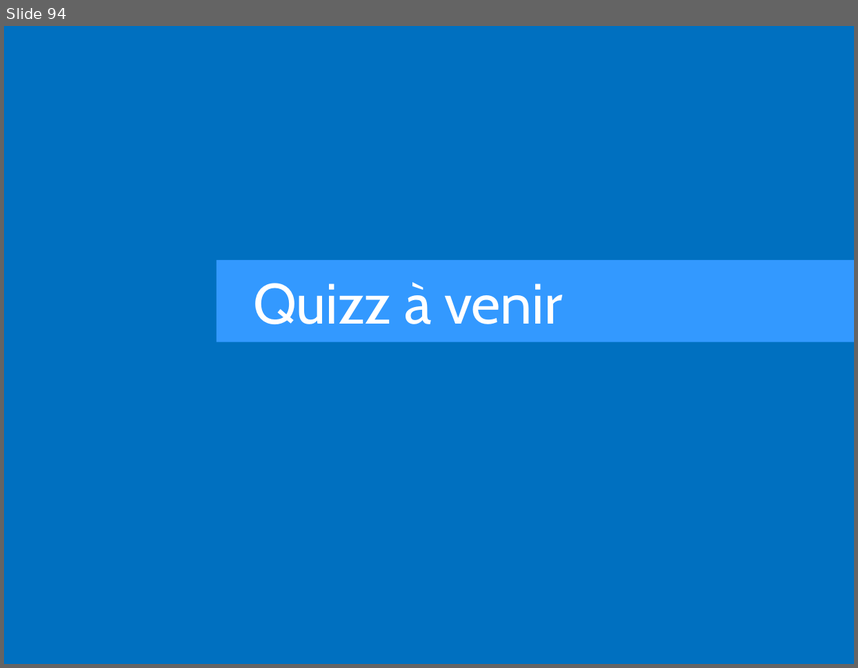
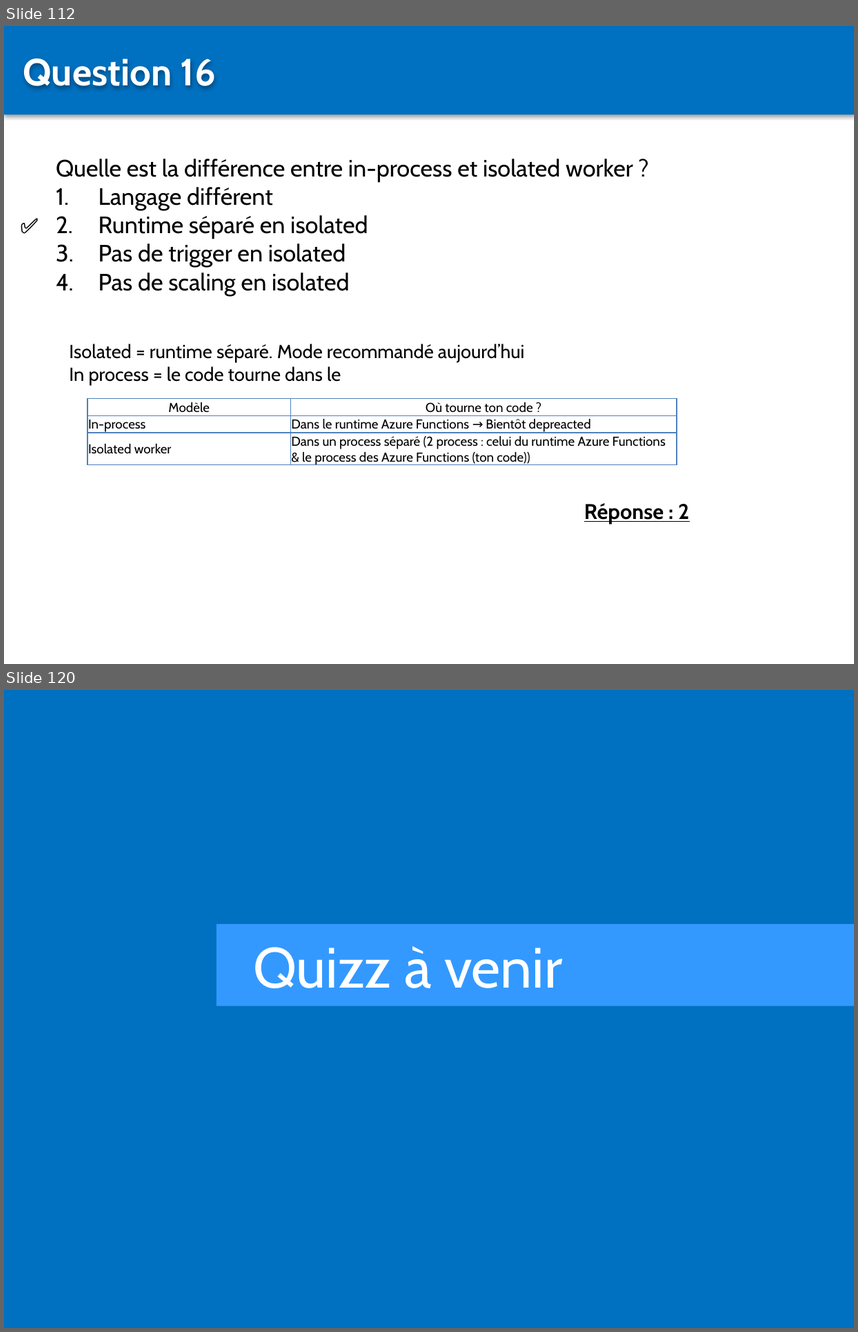
Before and after one commit to Sybaris-Classroom/az-204, a slide deck: Quiz/Quiz.pptx. Shown one above the other, each under a label of ours: slide 94 before the commit, slides 112 and 120 after it; the slides between them are not shown. The pictures are 858x668 and 858x1332 pixels, drawn with LibreOffice and Linux fonts; fonts in the diff are those of the drawing. Boxes give left, top, right and bottom in pixels: in the first picture for what was removed or moved away, otherwise in the second. Text is boxed around its words. In the diff, an @@ line names an element or a change of style, - is before the commit and + after.

```diff
--- a/Quiz/Quiz.pptx
+++ b/Quiz/Quiz.pptx
@@ slide 112 added at [4,26,854,664], background #FFFFFF @@
@@ rectangle added at [4,26,854,114], fill #0070C0 @@
@@ text added at [23,58,216,88], 32 pt, text #FFFFFF, bold @@
+Question 16
@@ text added at [56,158,633,296], 20 pt, text #000000 @@
+Quelle est la différence entre in-process et isolated worker ?
+1. Langage différent
+2. Runtime séparé en isolated
+3. Pas de trigger en isolated
+4. Pas de scaling en isolated
@@ text added at [12,208,63,242], 18 pt, text #000000, bold @@
+✅
@@ text added at [69,343,525,385], 16 pt, text #000000 @@
+Isolated = runtime séparé. Mode recommandé aujourd’hui
+In process = le code tourne dans le
@@ table added at [87,399,677,468], 3 rows, 2 columns @@
+Modèle | Où tourne ton code ?
+In-process | Dans le runtime Azure Functions → Bientôt depreacted
+Isolated worker | Dans un process séparé (2 process : celui du runtime Azure Functions & le process des Azure Functions (ton code))
@@ text added at [584,503,689,523], 18 pt, text #000000, bold, underline @@
+Réponse : 2
@@ what was slide 94 is now slide 120 @@
```
Also in this commit, not shown: 3 slides changed, 25 other slides added, 43 other files.
